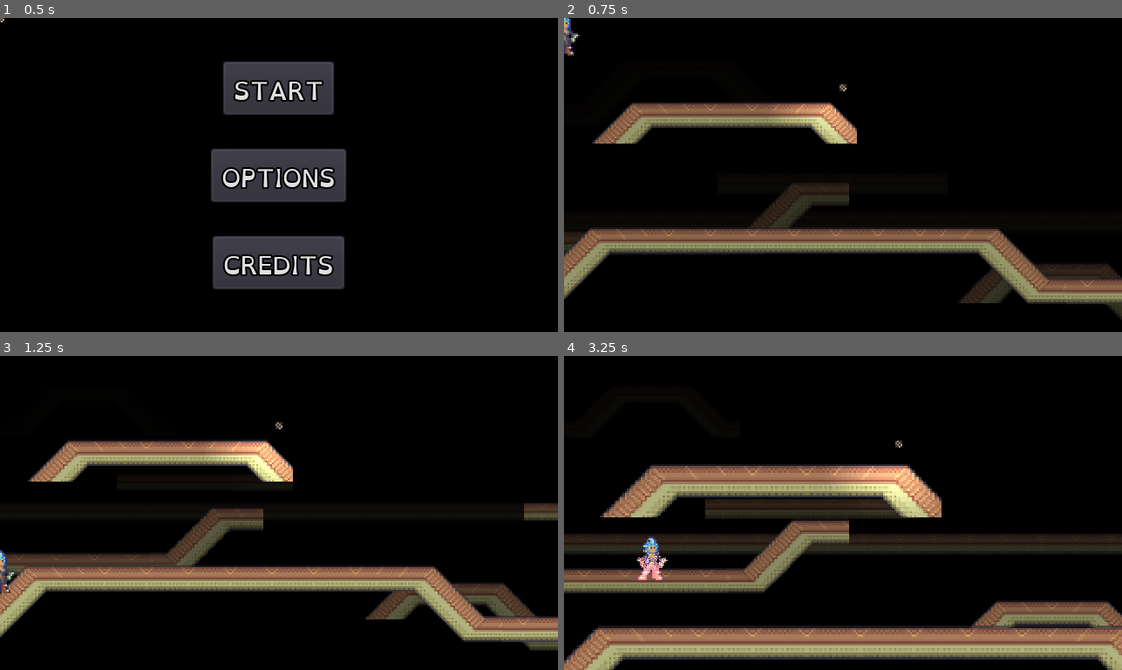
Above: before the commit, frames 1-4 (two rows, left to right).
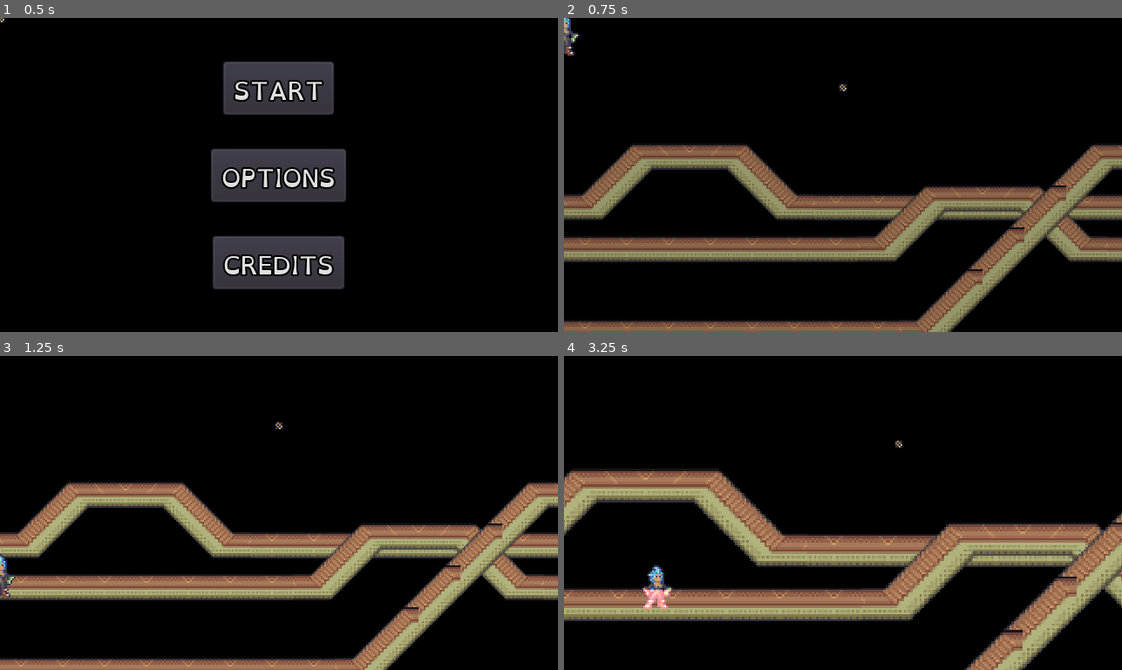
Above: after the commit, the same moments.

Repository: WolfgangSenff/GWJ-35
Game: Godot game, scene res://scenes/MainScreen.tscn
The game is run twice, just before and just after one commit, with the same random seed, the same clock (stepped at 60 frames per second) and the same inputs.
Inputs (mouse positions are in pixels of both pictures, inside the frame that each line leads up to):
- Up to frame 1 (0.5 s): no input
- Up to frame 2 (0.75 s): click "START" at 0.5 s
- Up to frame 3 (1.25 s): no input
- Up to frame 4 (3.25 s): move the mouse to (965, 497) at 1.27 s; hold Right (ui_right) 1.28-2.78 s; right-click (965, 497) at 1.35 s; tap W (jump) at 1.52, 1.82, 2.27, 2.3, 2.57, 2.85 s; click (965, 497) at 1.55 s; move the mouse to (731, 528) at 2.02 s; click (731, 528) at 2.1 s; move the mouse to (898, 443) at 2.77 s; hold Left (ui_left) from 2.78 s (still down); right-click (898, 443) at 3.05 s

Frame 1 is identical in both runs. In frame 2, 32% of the frame differs, in the area x 0-100%, y 26-100%; in frame 3, 35%; in frame 4, 45%, in the area x 0-100%, y 34-100%.

Commit message:
Bonkers tweener layers and shaders

Diff:
--- a/project.godot
+++ b/project.godot
@@ -96,6 +96,9 @@
 2d_physics/layer_2="Transfer"
 2d_physics/layer_3="Player"
 2d_physics/layer_4="Trigger"
+2d_physics/layer_18="TweenerLayer1"
+2d_physics/layer_19="TweenerLayer2"
+2d_physics/layer_20="TweenerLayer3"
 
 [physics]
 
--- a/scenes/Game.tscn
+++ b/scenes/Game.tscn
@@ -10,28 +10,25 @@
 
 [node name="LevelBase4" parent="." instance=ExtResource( 1 )]
 
-[node name="TileMap" parent="LevelBase4" index="0"]
-tile_data = PoolIntArray( 65536, 0, 0, 65537, 0, 1, 65538, 0, 2, 65539, 0, 3, 65540, 0, 4, 65541, 0, 5, 131072, 0, 65536, 131073, 0, 65537, 131076, 0, 65540, 131077, 0, 65541 )
-
-[node name="Sprite" parent="LevelBase4" index="1"]
+[node name="Sprite" parent="LevelBase4" index="3"]
 self_modulate = Color( 1, 1, 1, 0.294118 )
 
 [node name="LevelBase3" parent="." instance=ExtResource( 1 )]
 
-[node name="TileMap" parent="LevelBase3" index="0"]
-tile_data = PoolIntArray( 262148, 6, 0, 262149, 6, 0, 262150, 6, 0, 262151, 6, 0, 262152, 6, 0, 262153, 6, 0, 393214, 6, 0, 393215, 6, 0, 327680, 6, 0, 327681, 6, 0, 327682, 6, 0, 327683, 6, 0, 327684, 6, 0, 327685, 6, 0, 327686, 6, 0, 327687, 6, 0, 327688, 6, 0, 327689, 6, 0, 327690, 6, 0, 327691, 6, 0, 327692, 6, 0, 327693, 6, 0, 327694, 6, 0, 327695, 6, 0, 327696, 6, 0, 327697, 6, 0, 327698, 6, 0, 327699, 6, 0 )
-
 [node name="LevelBase2" parent="." instance=ExtResource( 1 )]
-
-[node name="TileMap" parent="LevelBase2" index="0"]
-tile_data = PoolIntArray( 262148, 0, 0, 262149, 0, 1, 262150, 0, 2, 327680, 5, 0, 327681, 5, 0, 327682, 5, 0, 327683, 5, 0, 327684, 0, 65536, 327685, 0, 65537, 393225, 0, 0, 393226, 0, 1, 393227, 0, 2, 393228, 0, 3, 393229, 0, 4, 393230, 0, 5, 458765, 0, 65540, 458766, 0, 65541, 458767, 5, 0, 458768, 5, 0, 458769, 5, 0 )
 
 [node name="LevelBase" parent="." instance=ExtResource( 1 )]
 
-[node name="TileMap" parent="LevelBase" index="0"]
-tile_data = PoolIntArray( 131072, 0, 0, 131073, 0, 1, 131074, 0, 2, 131075, 6, 0, 131076, 6, 0, 131077, 0, 3, 131078, 0, 4, 393215, 0, 0, 327680, 0, 1, 327681, 0, 2, 327682, 6, 0, 327683, 6, 0, 327684, 6, 0, 327685, 6, 0, 327686, 6, 0, 327687, 6, 0, 327688, 6, 0, 327689, 0, 3, 327690, 0, 4, 327691, 0, 5, 458751, 0, 65536, 393216, 0, 65537, 393226, 0, 65540, 393227, 0, 65541, 393228, 5, 0, 393229, 5, 0 )
+[node name="TweenerLayer1" parent="LevelBase" index="0"]
+tile_data = PoolIntArray( 196608, 0, 0, 196609, 0, 1, 196610, 0, 2, 196611, 0, 3, 196612, 0, 4, 196613, 0, 5, 327674, 5, 0, 327675, 5, 0, 327676, 5, 0, 327677, 5, 0, 327678, 5, 0, 327679, 5, 0, 262144, 0, 65536, 262145, 0, 65537, 262148, 0, 65540, 262149, 0, 65541, 262150, 5, 0, 262151, 5, 0, 262152, 5, 0, 262153, 5, 0, 262154, 5, 0, 262155, 5, 0, 262156, 5, 0, 262157, 5, 0, 262158, 5, 0, 262159, 5, 0 )
 
-[node name="Sprite" parent="LevelBase" index="1"]
+[node name="TweenerLayer2" parent="LevelBase" index="1"]
+tile_data = PoolIntArray( 262151, 0, 0, 262152, 0, 1, 262153, 0, 2, 262154, 0, 3, 262155, 0, 4, 262156, 0, 5, 393211, 5, 0, 393212, 5, 0, 393213, 5, 0, 393214, 5, 0, 393215, 5, 0, 327680, 5, 0, 327681, 5, 0, 327682, 5, 0, 327683, 5, 0, 327684, 5, 0, 327685, 5, 0, 327686, 5, 0, 327687, 0, 65536, 327688, 0, 65537, 327691, 0, 65540, 327692, 0, 65541, 327693, 5, 0, 327694, 5, 0, 327695, 5, 0, 327696, 5, 0 )
+
+[node name="TweenerLayer3" parent="LevelBase" index="2"]
+tile_data = PoolIntArray( 196619, 0, 0, 196620, 0, 1, 196621, 0, 2, 196622, 6, 0, 196623, 6, 0, 196624, 6, 0, 262154, 0, 0, 262155, 0, 1, 262156, 0, 65537, 327689, 0, 0, 327690, 0, 1, 327691, 0, 65537, 393224, 0, 0, 393225, 0, 1, 393226, 0, 65537, 524282, 5, 0, 524283, 5, 0, 524284, 5, 0, 524285, 5, 0, 524286, 5, 0, 524287, 5, 0, 458752, 5, 0, 458753, 5, 0, 458754, 5, 0, 458755, 5, 0, 458756, 5, 0, 458757, 5, 0, 458758, 5, 0, 458759, 5, 0, 458760, 0, 65536, 458761, 0, 65537 )
+
+[node name="Sprite" parent="LevelBase" index="3"]
 self_modulate = Color( 1, 1, 1, 0.294118 )
 
 [node name="Player" parent="." instance=ExtResource( 2 )]
--- a/scenes/LevelBase.gd
+++ b/scenes/LevelBase.gd
@@ -1,23 +1,35 @@
 extends Node2D
 
 onready var _anim = $AnimationPlayer
-onready var _tilemap = $TileMap
+onready var _tilemap1 = $TweenerLayer1
+onready var _tilemap2 = $TweenerLayer2
+onready var _tilemap3 = $TweenerLayer3
 onready var _sprite = $Sprite
 onready var _tween = $Tween
 
 var _expanded = false
 var _disappeared = false
-var _default_collision_layer
+var _default_collision_layer1
+var _default_collision_layer2
+var _default_collision_layer3
 
 func _ready() -> void:
-    _default_collision_layer = _tilemap.collision_layer
-    _tilemap.collision_layer = 0
+    _default_collision_layer1 = _tilemap1.collision_layer
+    _tilemap1.collision_layer = 0
+    _default_collision_layer2 = _tilemap2.collision_layer
+    _tilemap2.collision_layer = 0
+    _default_collision_layer3 = _tilemap3.collision_layer
+    _tilemap3.collision_layer = 0
 
 func disable_physics() -> void:
-    _tilemap.collision_layer = 0
+    _tilemap1.collision_layer = 0
+    _tilemap2.collision_layer = 0
+    _tilemap3.collision_layer = 0
 
 func enable_physics() -> void:
-    _tilemap.collision_layer = _default_collision_layer
+    _tilemap1.collision_layer = _default_collision_layer1
+    _tilemap2.collision_layer = _default_collision_layer2
+    _tilemap3.collision_layer = _default_collision_layer3
 
 func set_background_opacity(value) -> void:
     _tween.stop(_sprite, "self_modulate")
@@ -28,3 +40,7 @@
     _tween.stop(self, "scale")
     _tween.interpolate_property(self, "scale", self.scale, value, 0.4, Tween.TRANS_EXPO, Tween.EASE_IN_OUT)
     _tween.start()
+
+func _on_Tween_tween_step(object: Object, key: NodePath, elapsed: float, value) -> void:
+    if key == ":scale":
+        object.global_position = Vector2(160.0, 98.0) * (1 - value.x)
--- a/scenes/LevelBase.tscn
+++ b/scenes/LevelBase.tscn
@@ -60,11 +60,11 @@
 0/shape_offset = Vector2( 0, 0 )
 0/shape_transform = Transform2D( 1, 0, 0, 1, 0, 0 )
 0/shape = SubResource( 3 )
-0/shape_one_way = false
+0/shape_one_way = true
 0/shape_one_way_margin = 1.0
 0/shapes = [ {
 "autotile_coord": Vector2( 0, 1 ),
-"one_way": false,
+"one_way": true,
 "one_way_margin": 1.0,
 "shape": SubResource( 3 ),
 "shape_transform": Transform2D( 1, 0, 0, 1, 0, 0 )
@@ -82,13 +82,13 @@
 "shape_transform": Transform2D( 1, 0, 0, 1, 0, 0 )
 }, {
 "autotile_coord": Vector2( 2, 0 ),
-"one_way": false,
+"one_way": true,
 "one_way_margin": 1.0,
 "shape": SubResource( 6 ),
 "shape_transform": Transform2D( 1, 0, 0, 1, 0, 0 )
 }, {
 "autotile_coord": Vector2( 3, 0 ),
-"one_way": false,
+"one_way": true,
 "one_way_margin": 1.0,
 "shape": SubResource( 7 ),
 "shape_transform": Transform2D( 1, 0, 0, 1, 0, 0 )
@@ -135,11 +135,11 @@
 5/shape_offset = Vector2( 0, 0 )
 5/shape_transform = Transform2D( 1, 0, 0, 1, 0, 0 )
 5/shape = SubResource( 13 )
-5/shape_one_way = false
+5/shape_one_way = true
 5/shape_one_way_margin = 1.0
 5/shapes = [ {
 "autotile_coord": Vector2( 0, 0 ),
-"one_way": false,
+"one_way": true,
 "one_way_margin": 1.0,
 "shape": SubResource( 13 ),
 "shape_transform": Transform2D( 1, 0, 0, 1, 0, 0 )
@@ -156,11 +156,11 @@
 6/shape_offset = Vector2( 0, 0 )
 6/shape_transform = Transform2D( 1, 0, 0, 1, 0, 0 )
 6/shape = SubResource( 14 )
-6/shape_one_way = false
+6/shape_one_way = true
 6/shape_one_way_margin = 1.0
 6/shapes = [ {
 "autotile_coord": Vector2( 0, 0 ),
-"one_way": false,
+"one_way": true,
 "one_way_margin": 1.0,
 "shape": SubResource( 14 ),
 "shape_transform": Transform2D( 1, 0, 0, 1, 0, 0 )
@@ -195,7 +195,7 @@
 "values": [ true, false ]
 }
 tracks/2/type = "value"
-tracks/2/path = NodePath("TileMap:visible")
+tracks/2/path = NodePath("TweenerLayer1:visible")
 tracks/2/interp = 1
 tracks/2/loop_wrap = true
 tracks/2/imported = false
@@ -235,7 +235,7 @@
 "values": [ Color( 1, 1, 1, 0.294118 ), Color( 1, 1, 1, 0 ) ]
 }
 tracks/2/type = "value"
-tracks/2/path = NodePath("TileMap:self_modulate")
+tracks/2/path = NodePath("TweenerLayer1:self_modulate")
 tracks/2/interp = 1
 tracks/2/loop_wrap = true
 tracks/2/imported = false
@@ -247,7 +247,7 @@
 "values": [ Color( 1, 1, 1, 1 ) ]
 }
 tracks/3/type = "value"
-tracks/3/path = NodePath("TileMap:visible")
+tracks/3/path = NodePath("TweenerLayer1:visible")
 tracks/3/interp = 1
 tracks/3/loop_wrap = true
 tracks/3/imported = false
@@ -264,9 +264,24 @@
 ]]
 script = ExtResource( 2 )
 
-[node name="TileMap" type="TileMap" parent="."]
+[node name="TweenerLayer1" type="TileMap" parent="."]
 tile_set = SubResource( 1 )
 cell_size = Vector2( 24, 24 )
+collision_layer = 131072
+collision_mask = 0
+format = 1
+
+[node name="TweenerLayer2" type="TileMap" parent="."]
+tile_set = SubResource( 1 )
+cell_size = Vector2( 24, 24 )
+collision_layer = 262144
+collision_mask = 0
+format = 1
+
+[node name="TweenerLayer3" type="TileMap" parent="."]
+tile_set = SubResource( 1 )
+cell_size = Vector2( 24, 24 )
+collision_layer = 524288
 collision_mask = 0
 format = 1
 
@@ -282,3 +297,5 @@
 anims/Expand = SubResource( 2 )
 
 [node name="Tween" type="Tween" parent="."]
+
+[connection signal="tween_step" from="Tween" to="." method="_on_Tween_tween_step"]
--- a/scenes/Player.gd
+++ b/scenes/Player.gd
@@ -16,11 +16,22 @@
 
 onready var _sprite = $Sprite
 onready var _anim = $AnimationPlayer
+onready var _all_casts = [$CastRight, $CastLeft, $CastDown]
 
 func _ready() -> void:
     _screen_size = get_viewport_rect().size
 
+func _handle_raycasts() -> void:
+    if collision_mask == 0:
+        for cast in _all_casts:
+            if cast.is_colliding():
+                collision_mask = cast.get_collider().collision_layer
+                break
+
+
 func _physics_process(delta: float) -> void:
+    _handle_raycasts()
+
     var h_input = Input.get_action_strength("ui_right") - Input.get_action_strength("ui_left")
     var on_wall = is_on_wall()
     var on_wall_and_can_kick = on_wall and _kick_count < MaxWallKicks
@@ -35,6 +46,7 @@
             _velocity.y = JumpStrength
         elif not on_wall and on_floor:
             _velocity.y = JumpStrength
+        collision_mask = 0
 
     var h_input_not_zero = not is_zero_approx(h_input)
 
@@ -61,7 +73,6 @@
         _sprite.material.set_shader_param("direction", Vector2(_velocity.x, 0).normalized())
     _anim.play("Forward" if is_forward else "Backward")
 
-
 func enable_physics() -> void:
     yield(get_tree(), "idle_frame")
     yield(get_tree(), "idle_frame")
--- a/scenes/Player.tscn
+++ b/scenes/Player.tscn
@@ -82,10 +82,10 @@
 [sub_resource type="ShaderMaterial" id=3]
 shader = SubResource( 2 )
 shader_param/progress = 0.0
-shader_param/noise_density = 100.0
+shader_param/noise_density = 0.0
 shader_param/beam_size = 0.15
 shader_param/color = Color( 0.541176, 0.690196, 0.376471, 1 )
-shader_param/direction = Vector2( 0, -1 )
+shader_param/direction = Vector2( 1, 0 )
 
 [sub_resource type="Animation" id=4]
 resource_name = "Backward"
@@ -145,7 +145,7 @@
 
 [node name="Player" type="KinematicBody2D"]
 collision_layer = 4
-collision_mask = 9
+collision_mask = 0
 script = ExtResource( 2 )
 
 [node name="CollisionShape2D" type="CollisionShape2D" parent="."]
@@ -160,3 +160,18 @@
 [node name="AnimationPlayer" type="AnimationPlayer" parent="."]
 anims/Backward = SubResource( 4 )
 anims/Forward = SubResource( 5 )
+
+[node name="CastRight" type="RayCast2D" parent="."]
+enabled = true
+cast_to = Vector2( 9, 0 )
+collision_mask = 917504
+
+[node name="CastDown" type="RayCast2D" parent="."]
+enabled = true
+cast_to = Vector2( 0, 12 )
+collision_mask = 917504
+
+[node name="CastLeft" type="RayCast2D" parent="."]
+enabled = true
+cast_to = Vector2( -9, 0 )
+collision_mask = 917504
